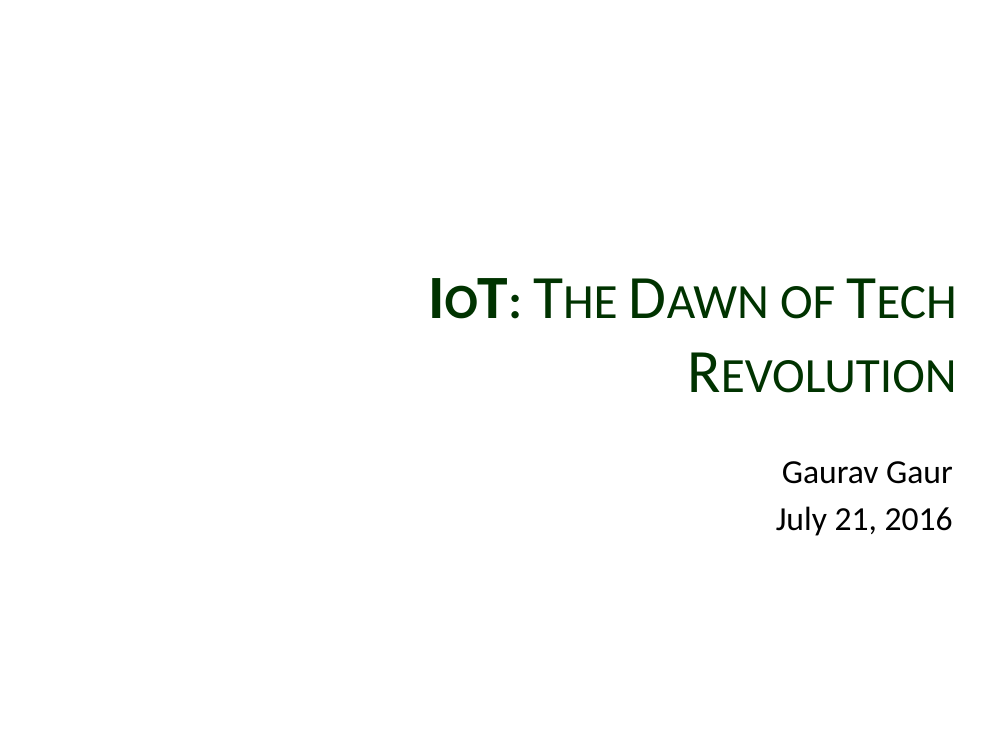
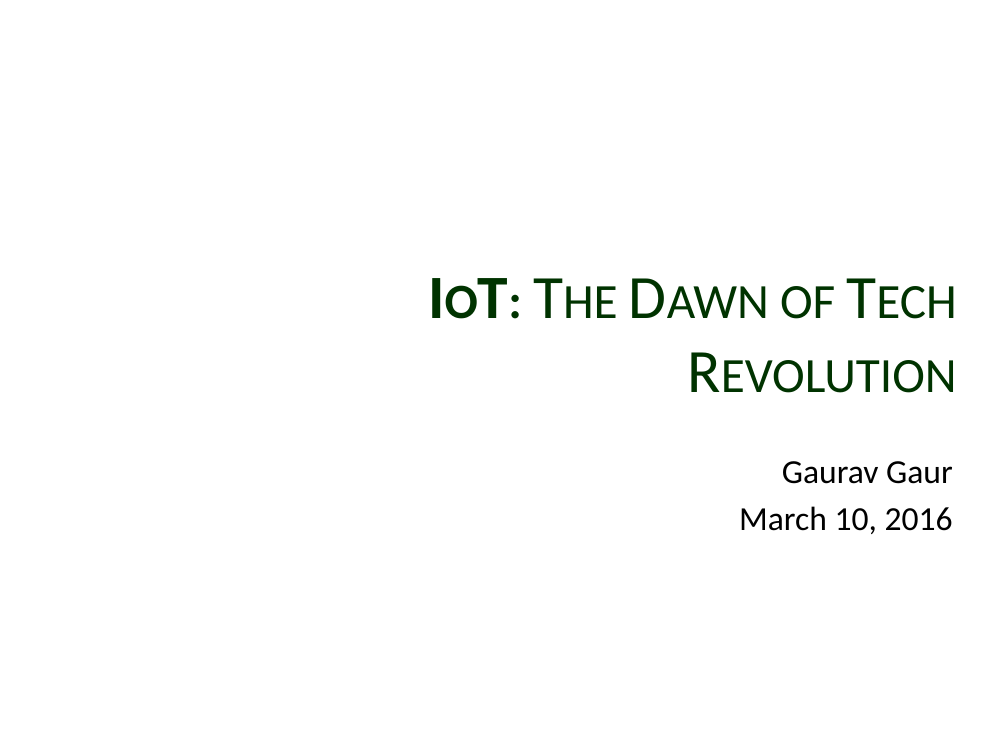
Before and after one commit to GaurG/IoT, a slide deck: slide 1 of IoT.pptx. Drawn at 1008x756 pixels with LibreOffice and Linux fonts; fonts in the diff are those of the drawing; background and template pictures are left out. Boxes give left, top, right and bottom in pixels: in the first picture for what was removed or moved away, otherwise in the second. Text is boxed around its words. In the diff, an @@ line names an element or a change of style, - is before the commit and + after.

```diff
--- a/IoT.pptx
+++ b/IoT.pptx
@@ subtitle at <box>739,506,953,534</box>: text changed @@
-July 21, 2016
+March 10, 2016
```
Also in this commit, not shown: 1 other slide changed, 13 slides added, 11 slides removed, 1 other file.
